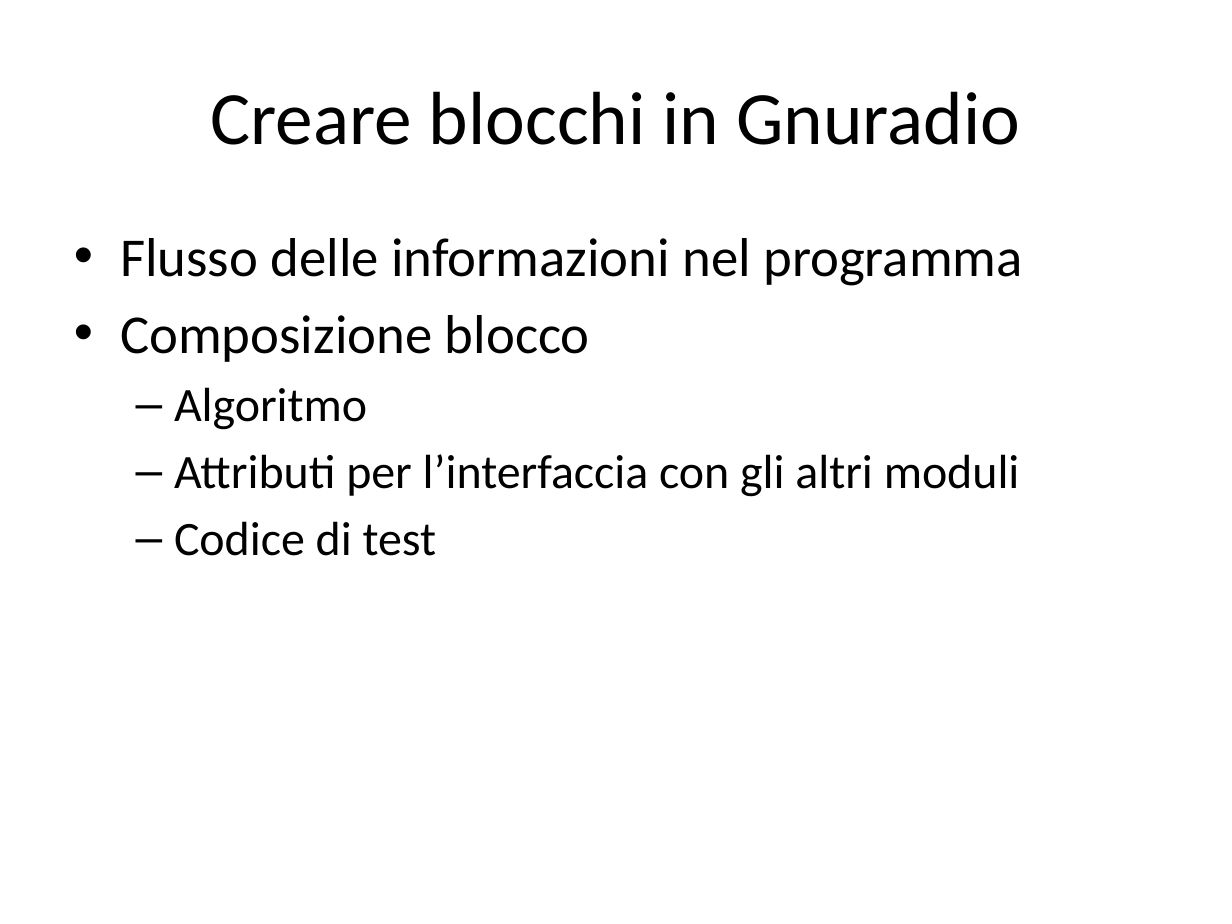
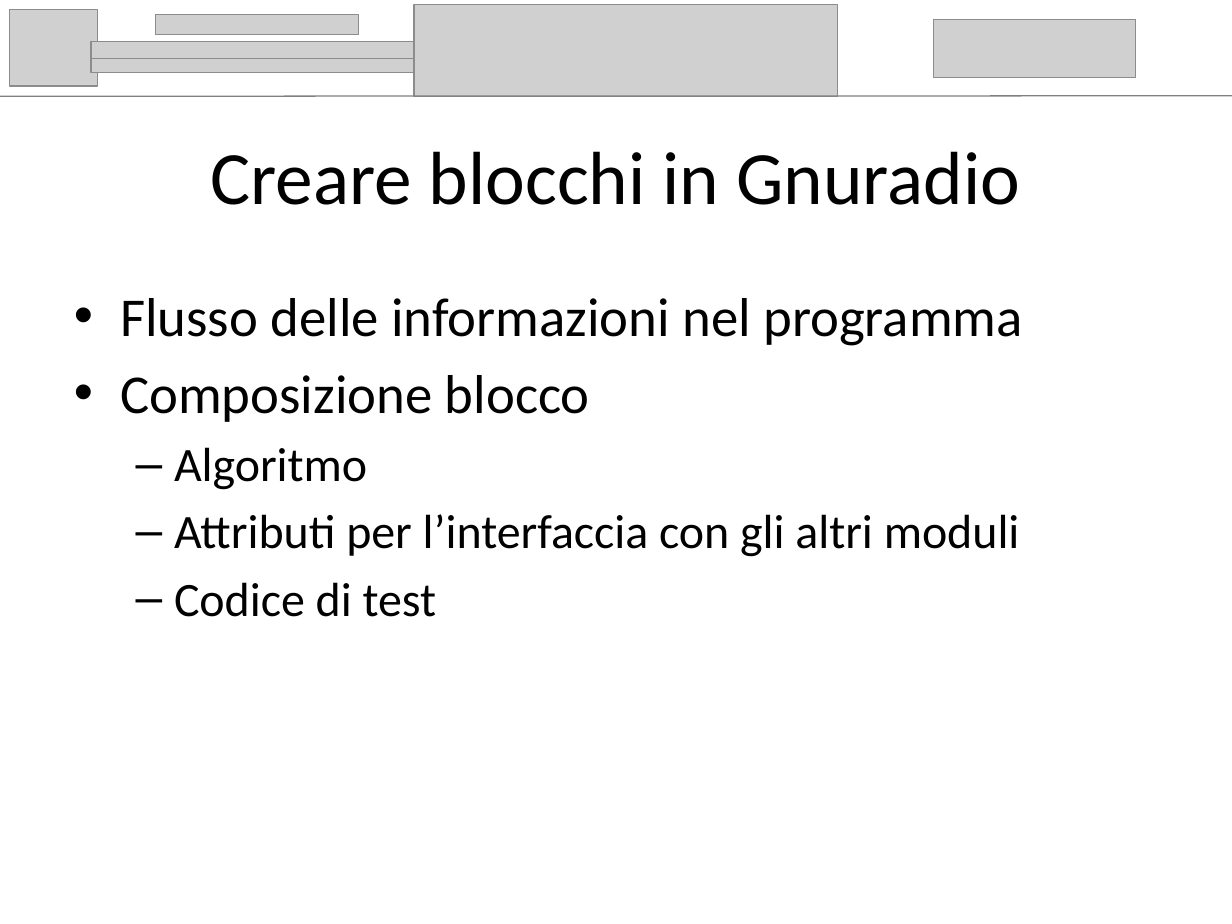
Before and after one commit to AndreaFilippi/LaMiaTesi, a slide deck: slide 16 of presentazione/Andrea_Filippi_presentazione.pptx (slide 15 before the commit). Drawn at 1232x924 pixels with LibreOffice and Linux fonts; fonts in the diff are those of the drawing; grey boxes stand for pictures. Boxes give left, top, right and bottom in pixels: in the first picture for what was removed or moved away, otherwise in the second. Text is boxed around its words. In the diff, an @@ line names an element or a change of style, - is before the commit and + after.

```diff
--- a/presentazione/Andrea_Filippi_presentazione.pptx
+++ b/presentazione/Andrea_Filippi_presentazione.pptx
@@ group added at [0, 5, 1232, 97]: 6 pictures, 1 line @@
@@ title "Creare blocchi in Gnuradio": place and size @@
-title "Creare blocchi in Gnuradio" at [210, 91, 1020, 145]
+title "Creare blocchi in Gnuradio" at [210, 151, 1020, 205]
@@ text "Flusso delle informazioni nel programma": place and size @@
-text "Flusso delle informazioni nel programma" at [120, 238, 1023, 556]
+text "Flusso delle informazioni nel programma" at [120, 298, 1023, 617]
```
Also in this commit, not shown: 17 other slides changed, 3 slides added, 1 slide removed, 5 other files.
